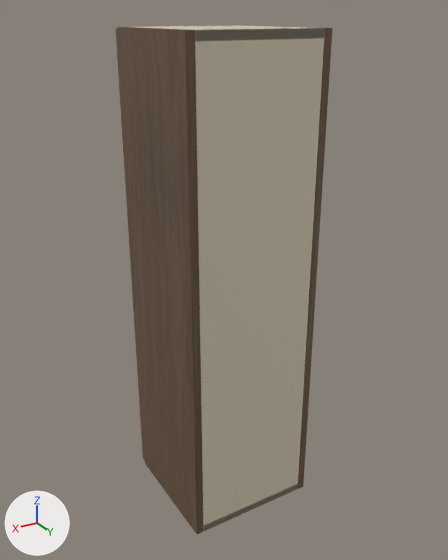
What one commit did to the glTF model storefront/public/cabinet-inventory/models/oppein-ply-mso-w1242.glb.
Camera for both pictures: a 50 mm camera at (0.804, 0.953, 1.091) aimed at (0.142, -0.15, 0.54). Every picture has the same lights, and +X, +Y and +Z are marked at lower left. The older version comes first. Where no turn or scale is listed for an object, it has been applied to the vertices.

The older version as bpy lines, for what is in view:
```python
ob_cabinet_back = bpy.data.objects.new('Cabinet back', me_cube_002)
ob_cabinet_back.location = (0.152, -0.006, 0.533)
ob_cabinet_bottom = bpy.data.objects.new('Cabinet bottom', me_cube_003)
ob_cabinet_bottom.location = (0.152, -0.142, 0.009)
ob_cabinet_side = bpy.data.objects.new('Cabinet side', me_cube)
ob_cabinet_side.location = (0.009, -0.142, 0.533)
ob_cabinet_side_001 = bpy.data.objects.new('Cabinet side.001', me_cube_001)
ob_cabinet_side_001.location = (0.296, -0.142, 0.533)
ob_cabinet_top = bpy.data.objects.new('Cabinet top', me_cube_004)
ob_cabinet_top.location = (0.152, -0.142, 1.058)
ob_door = bpy.data.objects.new('Door', me_cube_005)
ob_door.location = (0.152, -0.295, 0.533)
```
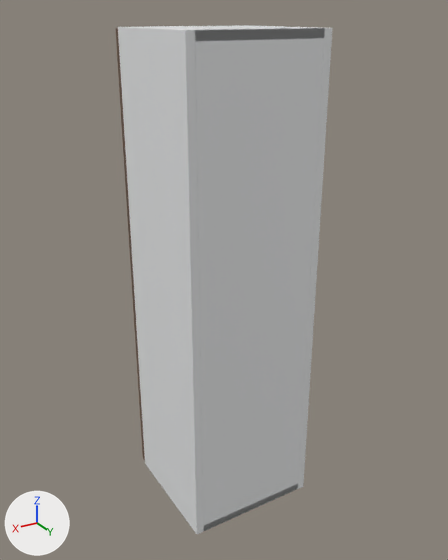
The edits, one by one:
Material 'White cabinet carcass' (mat_white_cabinet_carcass) is new.
Its base color is (0.82, 0.83, 0.835) (white #eaebec).
Its roughness is 0.48.
me_cube_002 has 56 vertices, 108 faces and spans x -0.134..0.134, y -0.006..0.006, z -0.533..0.533.
me_cube_002 no longer uses material mat_cabinet_interior___visual_interpretation (beige #daceb6).
me_cube_002 gains material mat_white_cabinet_carcass (white #eaebec).
me_cube_003 has 56 vertices, 108 faces and spans x -0.134..0.134, y -0.142..0.142, z -0.009..0.009.
me_cube_003 no longer uses material mat_cabinet_interior___visual_interpretation (beige #daceb6).
me_cube_003 gains material mat_white_cabinet_carcass (white #eaebec).
me_cube has 56 vertices, 108 faces and spans x -0.009..0.009, y -0.142..0.142, z -0.533..0.533.
me_cube no longer uses material mat_supplier_finish___smoked_oak.
me_cube gains material mat_white_cabinet_carcass (white #eaebec).
me_cube_001 has 56 vertices, 108 faces and spans x -0.009..0.009, y -0.142..0.142, z -0.533..0.533.
me_cube_001 no longer uses material mat_supplier_finish___smoked_oak.
me_cube_001 gains material mat_white_cabinet_carcass (white #eaebec).
me_cube_004 has 56 vertices, 108 faces and spans x -0.134..0.134, y -0.142..0.142, z -0.009..0.009.
me_cube_004 no longer uses material mat_cabinet_interior___visual_interpretation (beige #daceb6).
me_cube_004 gains material mat_white_cabinet_carcass (white #eaebec).

What differs and where, as boxes [x1, y1, x2, y2] in the pictures (448 x 560 px):
'Cabinet back', recoloured (beige to white): [195, 28, 325, 531] in both
'Cabinet side.001', recoloured (lighter): [118, 27, 203, 534] in both
'Cabinet side', recoloured: [244, 25, 332, 489] in both
'Cabinet top', recoloured: [142, 26, 325, 41] in both
'Cabinet bottom', recoloured: [203, 484, 298, 531] in both
